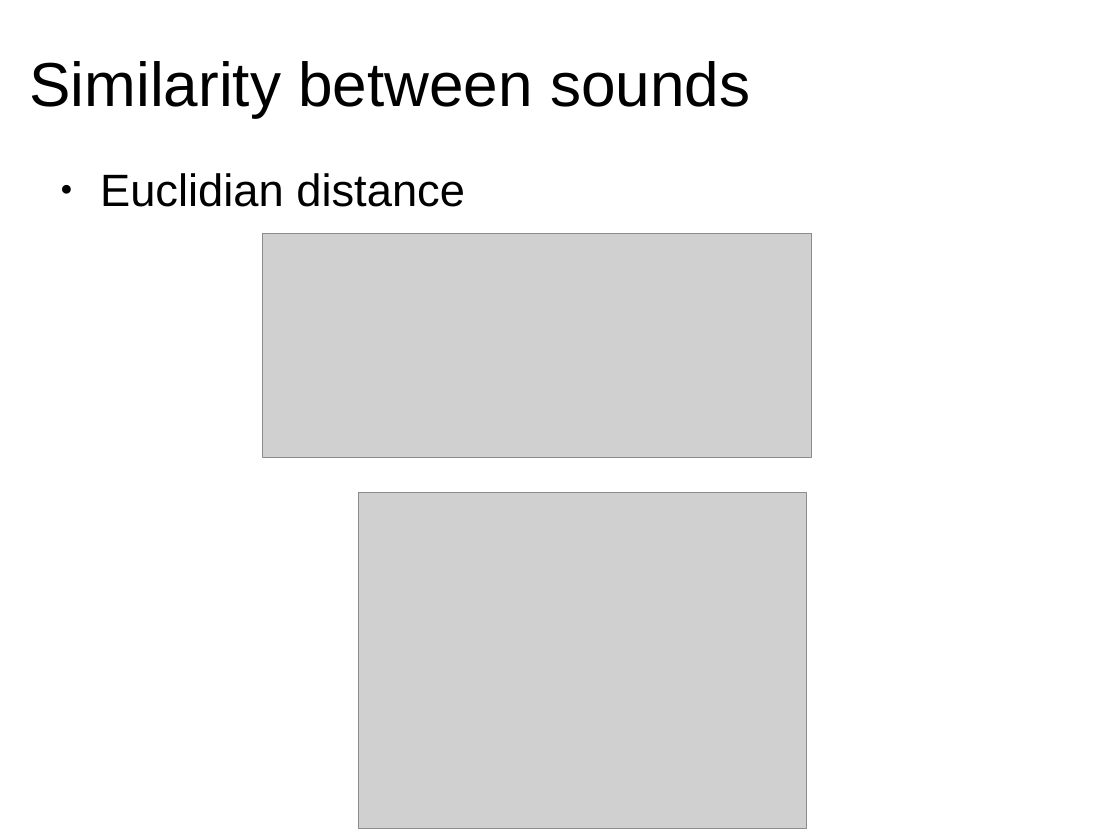
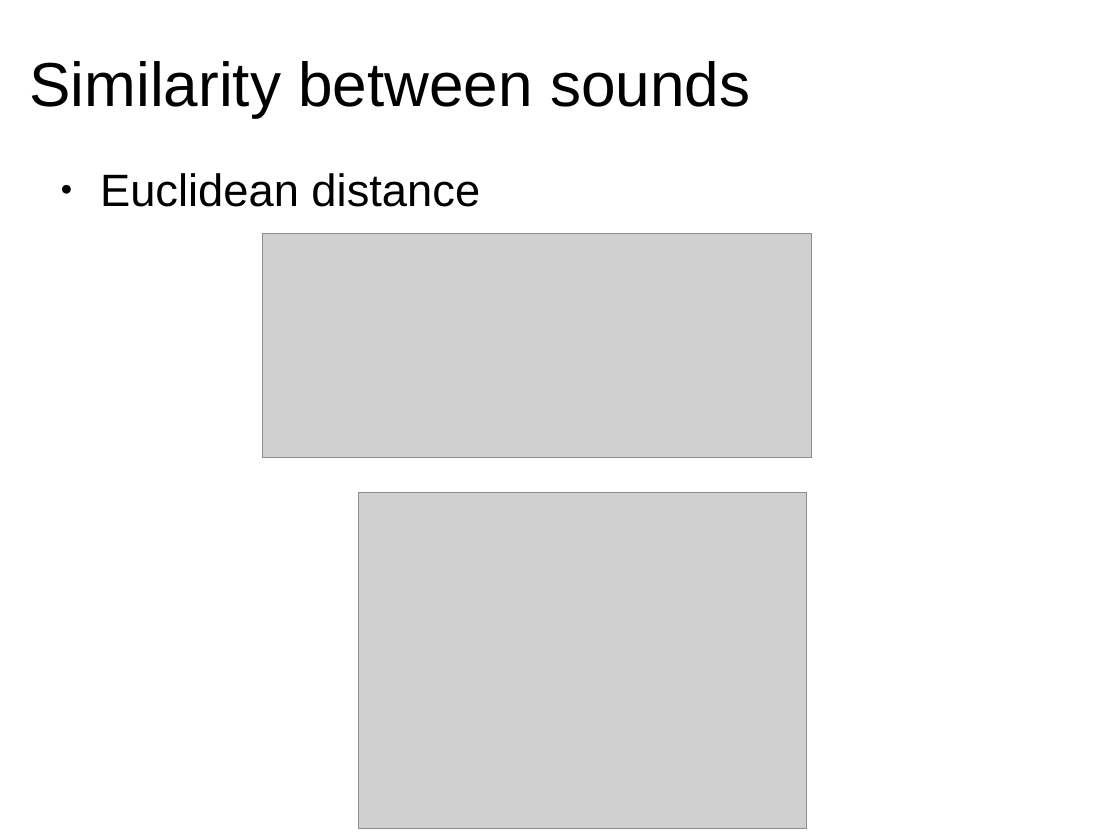
Before and after one commit to MTG/sms-tools, a slide deck: slide 7 of lectures/09-Sound-description/9T2-Sound-music-description.odp. Drawn at 1120x840 pixels with LibreOffice and Linux fonts; fonts in the diff are those of the drawing; grey boxes stand for pictures. Boxes give left, top, right and bottom in pixels: in the first picture for what was removed or moved away, otherwise in the second. Text is boxed around its words. In the diff, an @@ line names an element or a change of style, - is before the commit and + after.

Commit message:
typo in slide
typo in slide

```diff
--- a/lectures/09-Sound-description/9T2-Sound-music-description.odp
+++ b/lectures/09-Sound-description/9T2-Sound-music-description.odp
@@ text at (100, 173, 480, 207): text changed @@
-● Euclidian distance
+● Euclidean distance
```
